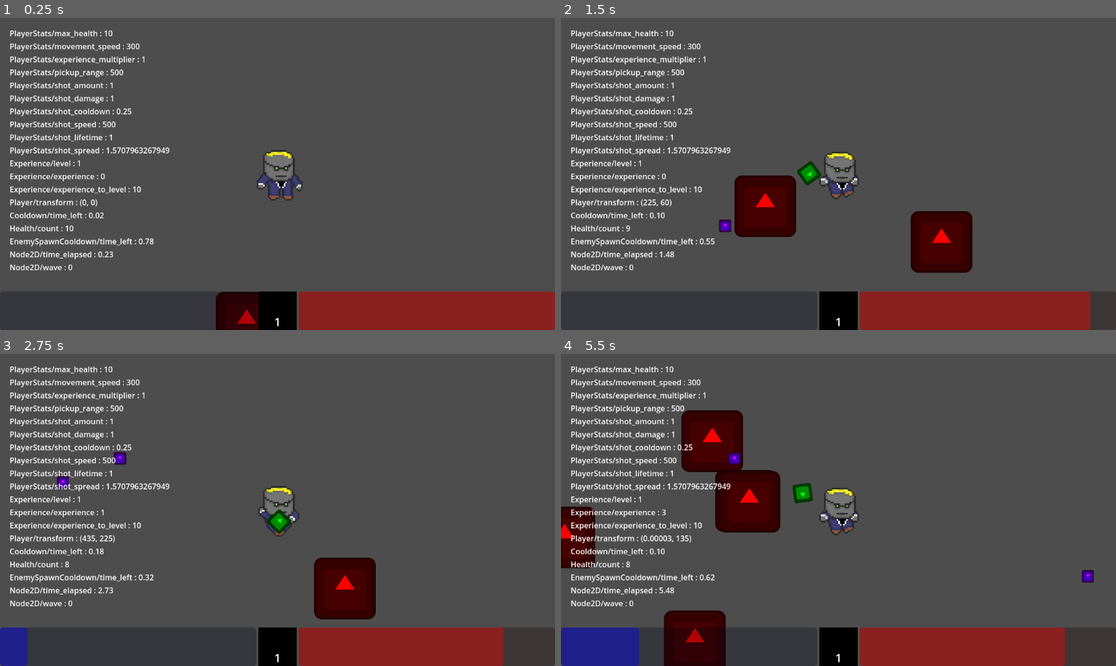
Above: before the commit, frames 1-4 (two rows, left to right).
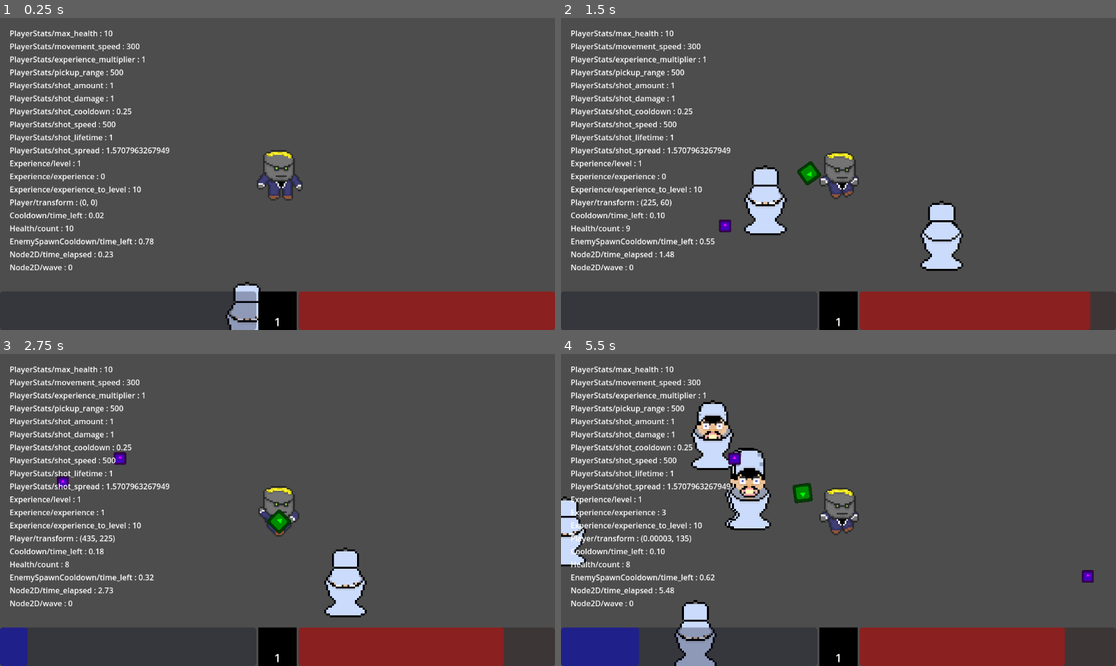
Above: after the commit, the same moments.

Repository: KatalystSoftware/FGJ24
Game: Godot game, scene res://main.tscn
Two runs of this game, one before a commit and one after it. Both use one fixed random seed, a clock stepped at 60 frames per second and the inputs below. The engine's default icon, where the game draws it, is replaced by a stand-in: a white triangle on a blue panel in a dark square.
Inputs:
- Up to frame 1 (0.25 s): no input
- Up to frame 2 (1.5 s): hold D (move_right) 0.53-1.28 s; hold S (move_down) from 1.28 s (still down)
- Up to frame 3 (2.75 s): release S (move_down) at 2.03 s; hold D (move_right) from 2.03 s (still down)
- Up to frame 4 (5.5 s): release D (move_right) at 2.78 s; hold W (move_up) 2.78-3.53 s; hold A (move_left) 3.53-5.03 s; hold S (move_down) from 5.03 s (still down)

The runs differ from the first frame. In frame 1, 1.0% of the frame differs, in the area x 38-47%, y 84-100%; in frame 2, 4.6%; in frame 3, 2.3%; in frame 4, 8.0%, in the area x 0-40%, y 14-100%.

Commit message:
add enemy sprite

Diff:
--- a/enemies/base/base_enemy.tscn
+++ b/enemies/base/base_enemy.tscn
@@ -1,11 +1,56 @@
-[gd_scene load_steps=8 format=3 uid="uid://dl3fw6nhenubu"]
+[gd_scene load_steps=13 format=3 uid="uid://dl3fw6nhenubu"]
 
 [ext_resource type="Script" path="res://enemies/base/base_enemy.gd" id="1_0v5jd"]
-[ext_resource type="Texture2D" uid="uid://y6v62gdaff27" path="res://assets/icon.svg" id="2_6h1m2"]
+[ext_resource type="Texture2D" uid="uid://ci4yptyfrhd7p" path="res://assets/skibidi_toilet-sheet.png" id="2_8ahve"]
 [ext_resource type="Script" path="res://shared/nodes/hitbox.gd" id="2_iof6c"]
 [ext_resource type="Script" path="res://shared/nodes/health.gd" id="3_aphmk"]
 [ext_resource type="Script" path="res://enemies/nodes/state_machine.gd" id="5_eth0d"]
 [ext_resource type="Script" path="res://enemies/nodes/states/chase.gd" id="6_fuso2"]
+
+[sub_resource type="AtlasTexture" id="AtlasTexture_uldfo"]
+atlas = ExtResource("2_8ahve")
+region = Rect2(0, 0, 32, 64)
+
+[sub_resource type="AtlasTexture" id="AtlasTexture_wrfdh"]
+atlas = ExtResource("2_8ahve")
+region = Rect2(32, 0, 32, 64)
+
+[sub_resource type="AtlasTexture" id="AtlasTexture_8ttkv"]
+atlas = ExtResource("2_8ahve")
+region = Rect2(64, 0, 32, 64)
+
+[sub_resource type="AtlasTexture" id="AtlasTexture_12frj"]
+atlas = ExtResource("2_8ahve")
+region = Rect2(96, 0, 32, 64)
+
+[sub_resource type="SpriteFrames" id="SpriteFrames_7d7qc"]
+animations = [{
+"frames": [{
+"duration": 1.0,
+"texture": SubResource("AtlasTexture_uldfo")
+}, {
+"duration": 1.0,
+"texture": SubResource("AtlasTexture_wrfdh")
+}, {
+"duration": 1.0,
+"texture": SubResource("AtlasTexture_8ttkv")
+}, {
+"duration": 1.0,
+"texture": SubResource("AtlasTexture_12frj")
+}, {
+"duration": 1.0,
+"texture": SubResource("AtlasTexture_8ttkv")
+}, {
+"duration": 1.0,
+"texture": SubResource("AtlasTexture_wrfdh")
+}, {
+"duration": 1.0,
+"texture": SubResource("AtlasTexture_uldfo")
+}],
+"loop": true,
+"name": &"attack",
+"speed": 6.0
+}]
 
 [sub_resource type="RectangleShape2D" id="RectangleShape2D_v5qat"]
 size = Vector2(129, 126)
@@ -15,12 +60,16 @@
 collision_mask = 52
 script = ExtResource("1_0v5jd")
 
+[node name="AnimatedSprite2D" type="AnimatedSprite2D" parent="."]
+position = Vector2(0.499996, -65)
+scale = Vector2(4.03125, 4.03125)
+sprite_frames = SubResource("SpriteFrames_7d7qc")
+animation = &"attack"
+autoplay = "attack"
+frame_progress = 0.783628
+
 [node name="CollisionShape2D" type="CollisionShape2D" parent="."]
 shape = SubResource("RectangleShape2D_v5qat")
-
-[node name="Sprite2D" type="Sprite2D" parent="."]
-self_modulate = Color(1, 0, 0, 1)
-texture = ExtResource("2_6h1m2")
 
 [node name="Hitbox" type="Area2D" parent="." node_paths=PackedStringArray("health")]
 collision_layer = 2
--- a/enemies/base/damage_area.tscn
+++ b/enemies/base/damage_area.tscn
@@ -1,7 +1,6 @@
-[gd_scene load_steps=4 format=3 uid="uid://br2rptkyhrrtx"]
+[gd_scene load_steps=3 format=3 uid="uid://br2rptkyhrrtx"]
 
 [ext_resource type="Script" path="res://enemies/nodes/damage_area.gd" id="1_u0h2s"]
-[ext_resource type="Texture2D" uid="uid://y6v62gdaff27" path="res://assets/icon.svg" id="2_f2d0j"]
 
 [sub_resource type="RectangleShape2D" id="RectangleShape2D_ltfi4"]
 size = Vector2(126.5, 127)
@@ -19,10 +18,5 @@
 one_shot = true
 autostart = true
 
-[node name="Sprite2D" type="Sprite2D" parent="."]
-self_modulate = Color(1, 0.380392, 1, 1)
-position = Vector2(-0.999998, -1)
-texture = ExtResource("2_f2d0j")
-
 [connection signal="area_entered" from="." to="." method="_on_area_entered"]
 [connection signal="timeout" from="Lifetime" to="." method="_on_lifetime_timeout"]
